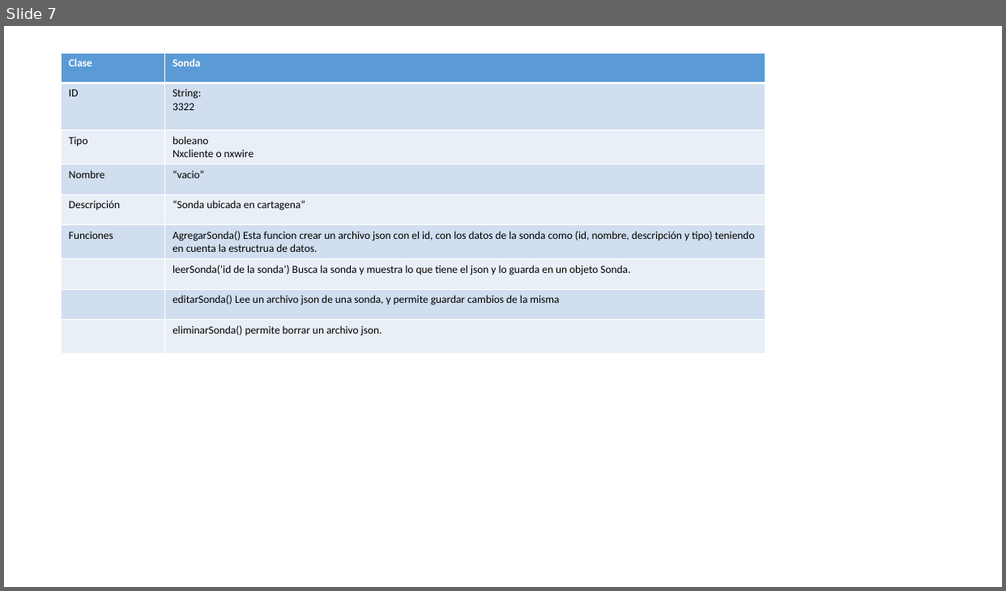
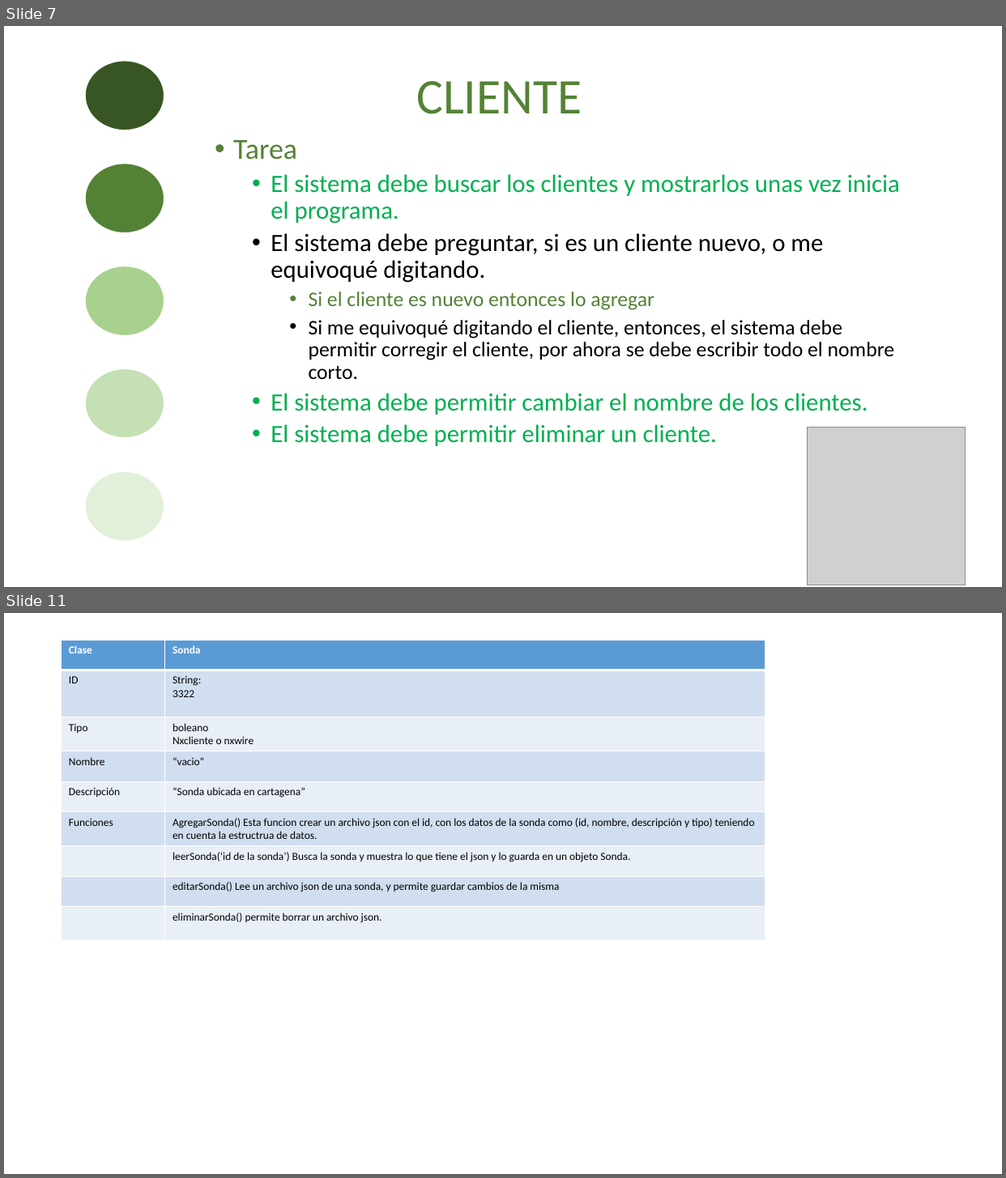
Before and after one commit to juande007/generadorDeReporte, a slide deck: Documentación/Documentation.pptx. Shown one above the other, each under a label of ours: slide 7 before the commit, slides 7 and 11 after it; the slides between them are not shown. The pictures are 1006x591 and 1006x1178 pixels, drawn with LibreOffice and Linux fonts; fonts in the diff are those of the drawing; grey boxes stand for pictures. Boxes give left, top, right and bottom in pixels: in the first picture for what was removed or moved away, otherwise in the second. Text is boxed around its words. In the diff, an @@ line names an element or a change of style, - is before the commit and + after.

Commit message:
Incidentes y funciones faltantes
Se creo la clase Incidentes.
Se documento gran parte del código
Se creo la clase eliminar y mostrar clientes

```diff
--- a/Documentación/Documentation.pptx
+++ b/Documentación/Documentation.pptx
@@ slide 7 added at <box>4,26,1002,587</box>, background #FFFFFF @@
@@ ellipse added at <box>85,61,164,130</box>, fill #385723, outline #FFFFFF 1.5 pt @@
@@ text added at <box>416,81,582,114</box>, 48 pt, text #548235 @@
+CLIENTE
@@ text added at <box>233,140,900,446</box>, 24 pt, text #000000 @@
+• Tarea
+  • El sistema debe buscar los clientes y mostrarlos unas vez inicia el programa.
+  • El sistema debe preguntar, si es un cliente nuevo, o me equivoqué digitando.
+    • Si el cliente es nuevo entonces lo agregar
+    • Si me equivoqué digitando el cliente, entonces, el sistema debe permitir corregir el cliente, por ahora se debe escribir todo el nombre corto.
+  • El sistema debe permitir cambiar el nombre de los clientes.
+  • El sistema debe permitir eliminar un cliente.
@@ ellipse added at <box>85,163,164,233</box>, fill #548235, outline #FFFFFF 1.5 pt @@
@@ ellipse added at <box>85,267,164,337</box>, fill #A9D18E, outline #FFFFFF 1.5 pt @@
@@ ellipse added at <box>85,369,164,438</box>, fill #C5E0B4, outline #FFFFFF 1.5 pt @@
@@ picture added at <box>808,427,966,586</box> @@
@@ ellipse added at <box>85,472,164,542</box>, fill #E2F0D9, outline #FFFFFF 1.5 pt @@
@@ what was slide 7 is now slide 11 @@
```
Also in this commit, not shown: 1 slide changed, 7 other slides added, 4 slides removed, 25 other files.
